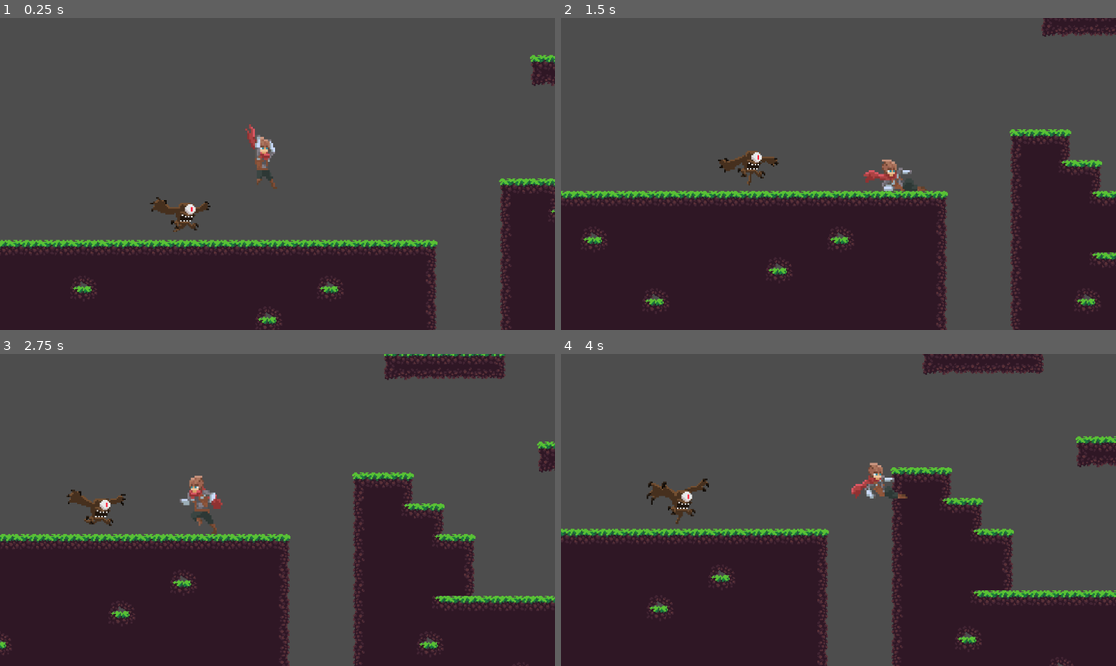
Above: before the commit, frames 1-4 (two rows, left to right).
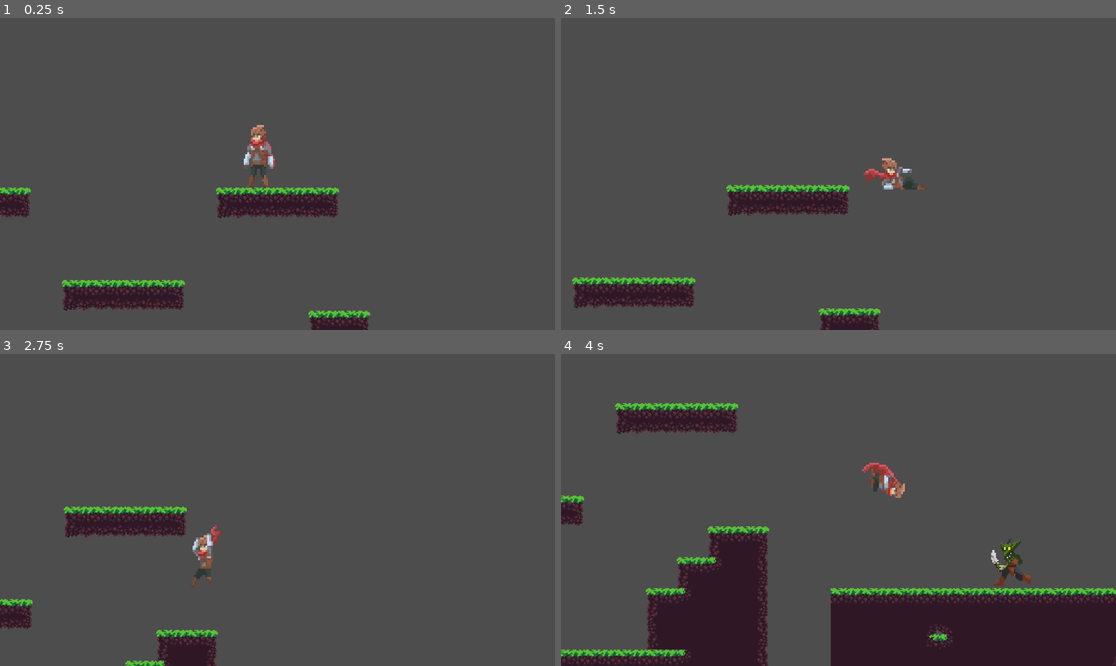
Above: after the commit, the same moments.

Repository: mgarper/Codename-Dream
Game: Godot game, scene res://Scenes/try_scene.tscn
Two runs of this game, one before a commit and one after it. Both use one fixed random seed, a clock stepped at 60 frames per second and the inputs below.
Inputs (mouse positions are in pixels of both pictures, inside the frame that each line leads up to):
- Up to frame 1 (0.25 s): no input
- Up to frame 2 (1.5 s): move the mouse to (960, 158) at 0.52 s; hold D (move_right) from 0.53 s (still down); click (960, 158) at 0.6 s; tap Space (jump) at 0.77 s; tap X (dash) at 0.8, 1.35 s; move the mouse to (727, 189) at 1.27 s
- Up to frame 3 (2.75 s): tap Space (jump) at 1.52 s; click (166, 525) at 1.55 s; move the mouse to (333, 441) at 2.02 s; release D (move_right) at 2.03 s; hold A (move_left) from 2.03 s (still down); click (333, 441) at 2.1 s; tap X (dash) at 2.3 s
- Up to frame 4 (4 s): move the mouse to (810, 572) at 2.77 s; release A (move_left) at 2.78 s; hold D (move_right) from 2.78 s (still down); right-click (810, 572) at 2.85 s; tap Space (jump) at 3.02, 3.77 s; click (810, 572) at 3.05 s; move the mouse to (1005, 556) at 3.52 s; tap X (dash) at 3.6 s

The runs differ from the first frame. In frame 1, 30% of the frame differs, in the area x 0-100%, y 11-100%; in frame 2, 41%, in the area x 0-100%, y 0-100%; in frame 3, 40%; in frame 4, 30%.

Commit message:
Second enemy created and generally completed

Diff:
--- /dev/null
+++ b/Juego/Scenes/patrol_enemy.tscn
@@ -0,0 +1,397 @@
+[gd_scene load_steps=18 format=3 uid="uid://bcprvuslm7am8"]
+
+[ext_resource type="Texture2D" uid="uid://bfclj52pge8r8" path="res://SPRITES/enemie 3/Run.png" id="1_4ghof"]
+[ext_resource type="Script" path="res://Scripts/patrol_enemy.gd" id="1_pvj5s"]
+[ext_resource type="Texture2D" uid="uid://dika8fx3fjq1e" path="res://SPRITES/enemie 3/Attack.png" id="2_bkt7o"]
+[ext_resource type="Texture2D" uid="uid://bp3xj8cixl5fj" path="res://SPRITES/enemie 3/Death.png" id="3_b037d"]
+[ext_resource type="Texture2D" uid="uid://28874njc7csd" path="res://SPRITES/enemie 3/Take Hit.png" id="4_e7r7h"]
+[ext_resource type="Texture2D" uid="uid://ps5bvrnoaegf" path="res://SPRITES/enemie 3/Idle.png" id="5_fq4ra"]
+
+[sub_resource type="RectangleShape2D" id="RectangleShape2D_1jhdd"]
+size = Vector2(35, 49)
+
+[sub_resource type="Animation" id="Animation_mrewr"]
+length = 0.001
+tracks/0/type = "value"
+tracks/0/imported = false
+tracks/0/enabled = true
+tracks/0/path = NodePath("Sprite2D:texture")
+tracks/0/interp = 1
+tracks/0/loop_wrap = true
+tracks/0/keys = {
+"times": PackedFloat32Array(0),
+"transitions": PackedFloat32Array(1),
+"update": 1,
+"values": [ExtResource("1_4ghof")]
+}
+tracks/1/type = "value"
+tracks/1/imported = false
+tracks/1/enabled = true
+tracks/1/path = NodePath("Sprite2D:frame")
+tracks/1/interp = 1
+tracks/1/loop_wrap = true
+tracks/1/keys = {
+"times": PackedFloat32Array(0),
+"transitions": PackedFloat32Array(1),
+"update": 1,
+"values": [0]
+}
+tracks/2/type = "value"
+tracks/2/imported = false
+tracks/2/enabled = true
+tracks/2/path = NodePath("Sprite2D:hframes")
+tracks/2/interp = 1
+tracks/2/loop_wrap = true
+tracks/2/keys = {
+"times": PackedFloat32Array(0),
+"transitions": PackedFloat32Array(1),
+"update": 1,
+"values": [8]
+}
+tracks/3/type = "value"
+tracks/3/imported = false
+tracks/3/enabled = true
+tracks/3/path = NodePath("Area2D/CollisionShape2D:disabled")
+tracks/3/interp = 1
+tracks/3/loop_wrap = true
+tracks/3/keys = {
+"times": PackedFloat32Array(0),
+"transitions": PackedFloat32Array(1),
+"update": 1,
+"values": [true]
+}
+
+[sub_resource type="Animation" id="Animation_3nbu0"]
+resource_name = "attack"
+length = 1.3
+tracks/0/type = "value"
+tracks/0/imported = false
+tracks/0/enabled = true
+tracks/0/path = NodePath("Sprite2D:texture")
+tracks/0/interp = 1
+tracks/0/loop_wrap = true
+tracks/0/keys = {
+"times": PackedFloat32Array(0),
+"transitions": PackedFloat32Array(1),
+"update": 1,
+"values": [ExtResource("2_bkt7o")]
+}
+tracks/1/type = "value"
+tracks/1/imported = false
+tracks/1/enabled = true
+tracks/1/path = NodePath("Sprite2D:frame")
+tracks/1/interp = 1
+tracks/1/loop_wrap = true
+tracks/1/keys = {
+"times": PackedFloat32Array(0.1, 0.2, 0.3, 0.4, 0.5, 0.6, 0.7, 0.8, 0.9, 1),
+"transitions": PackedFloat32Array(1, 1, 1, 1, 1, 1, 1, 1, 1, 1),
+"update": 1,
+"values": [0, 1, 2, 3, 4, 5, 6, 7, 1, 0]
+}
+tracks/2/type = "value"
+tracks/2/imported = false
+tracks/2/enabled = true
+tracks/2/path = NodePath("Sprite2D:hframes")
+tracks/2/interp = 1
+tracks/2/loop_wrap = true
+tracks/2/keys = {
+"times": PackedFloat32Array(0),
+"transitions": PackedFloat32Array(1),
+"update": 1,
+"values": [8]
+}
+tracks/3/type = "value"
+tracks/3/imported = false
+tracks/3/enabled = true
+tracks/3/path = NodePath("Area2D/CollisionShape2D:disabled")
+tracks/3/interp = 1
+tracks/3/loop_wrap = true
+tracks/3/keys = {
+"times": PackedFloat32Array(0, 0.7, 0.8),
+"transitions": PackedFloat32Array(1, 1, 1),
+"update": 1,
+"values": [true, false, true]
+}
+
+[sub_resource type="Animation" id="Animation_lydta"]
+resource_name = "death"
+length = 0.4
+tracks/0/type = "value"
+tracks/0/imported = false
+tracks/0/enabled = true
+tracks/0/path = NodePath("Sprite2D:texture")
+tracks/0/interp = 1
+tracks/0/loop_wrap = true
+tracks/0/keys = {
+"times": PackedFloat32Array(0),
+"transitions": PackedFloat32Array(1),
+"update": 1,
+"values": [ExtResource("3_b037d")]
+}
+tracks/1/type = "value"
+tracks/1/imported = false
+tracks/1/enabled = true
+tracks/1/path = NodePath("Sprite2D:frame")
+tracks/1/interp = 1
+tracks/1/loop_wrap = true
+tracks/1/keys = {
+"times": PackedFloat32Array(0, 0.1, 0.2, 0.3),
+"transitions": PackedFloat32Array(1, 1, 1, 1),
+"update": 1,
+"values": [0, 1, 2, 3]
+}
+tracks/2/type = "value"
+tracks/2/imported = false
+tracks/2/enabled = true
+tracks/2/path = NodePath("Sprite2D:hframes")
+tracks/2/interp = 1
+tracks/2/loop_wrap = true
+tracks/2/keys = {
+"times": PackedFloat32Array(0),
+"transitions": PackedFloat32Array(1),
+"update": 1,
+"values": [4]
+}
+tracks/3/type = "value"
+tracks/3/imported = false
+tracks/3/enabled = true
+tracks/3/path = NodePath("Area2D/CollisionShape2D:disabled")
+tracks/3/interp = 1
+tracks/3/loop_wrap = true
+tracks/3/keys = {
+"times": PackedFloat32Array(0),
+"transitions": PackedFloat32Array(1),
+"update": 1,
+"values": [true]
+}
+
+[sub_resource type="Animation" id="Animation_kuocg"]
+resource_name = "idle"
+length = 0.4
+loop_mode = 1
+tracks/0/type = "value"
+tracks/0/imported = false
+tracks/0/enabled = true
+tracks/0/path = NodePath("Sprite2D:texture")
+tracks/0/interp = 1
+tracks/0/loop_wrap = true
+tracks/0/keys = {
+"times": PackedFloat32Array(0),
+"transitions": PackedFloat32Array(1),
+"update": 1,
+"values": [ExtResource("5_fq4ra")]
+}
+tracks/1/type = "value"
+tracks/1/imported = false
+tracks/1/enabled = true
+tracks/1/path = NodePath("Sprite2D:frame")
+tracks/1/interp = 1
+tracks/1/loop_wrap = true
+tracks/1/keys = {
+"times": PackedFloat32Array(0, 0.1, 0.2, 0.3),
+"transitions": PackedFloat32Array(1, 1, 1, 1),
+"update": 1,
+"values": [0, 1, 2, 3]
+}
+tracks/2/type = "value"
+tracks/2/imported = false
+tracks/2/enabled = true
+tracks/2/path = NodePath("Sprite2D:hframes")
+tracks/2/interp = 1
+tracks/2/loop_wrap = true
+tracks/2/keys = {
+"times": PackedFloat32Array(0),
+"transitions": PackedFloat32Array(1),
+"update": 1,
+"values": [4]
+}
+tracks/3/type = "value"
+tracks/3/imported = false
+tracks/3/enabled = true
+tracks/3/path = NodePath("Area2D/CollisionShape2D:disabled")
+tracks/3/interp = 1
+tracks/3/loop_wrap = true
+tracks/3/keys = {
+"times": PackedFloat32Array(0),
+"transitions": PackedFloat32Array(1),
+"update": 1,
+"values": [true]
+}
+
+[sub_resource type="Animation" id="Animation_mkwuk"]
+resource_name = "run"
+length = 0.7
+loop_mode = 1
+tracks/0/type = "value"
+tracks/0/imported = false
+tracks/0/enabled = true
+tracks/0/path = NodePath("Sprite2D:texture")
+tracks/0/interp = 1
+tracks/0/loop_wrap = true
+tracks/0/keys = {
+"times": PackedFloat32Array(0),
+"transitions": PackedFloat32Array(1),
+"update": 1,
+"values": [ExtResource("1_4ghof")]
+}
+tracks/1/type = "value"
+tracks/1/imported = false
+tracks/1/enabled = true
+tracks/1/path = NodePath("Sprite2D:frame")
+tracks/1/interp = 1
+tracks/1/loop_wrap = true
+tracks/1/keys = {
+"times": PackedFloat32Array(0, 0.1, 0.2, 0.3, 0.4, 0.5, 0.6),
+"transitions": PackedFloat32Array(1, 1, 1, 1, 1, 1, 1),
+"update": 1,
+"values": [0, 1, 2, 3, 4, 5, 6]
+}
+tracks/2/type = "value"
+tracks/2/imported = false
+tracks/2/enabled = true
+tracks/2/path = NodePath("Sprite2D:hframes")
+tracks/2/interp = 1
+tracks/2/loop_wrap = true
+tracks/2/keys = {
+"times": PackedFloat32Array(0),
+"transitions": PackedFloat32Array(1),
+"update": 1,
+"values": [8]
+}
+tracks/3/type = "value"
+tracks/3/imported = false
+tracks/3/enabled = true
+tracks/3/path = NodePath("Area2D/CollisionShape2D:disabled")
+tracks/3/interp = 1
+tracks/3/loop_wrap = true
+tracks/3/keys = {
+"times": PackedFloat32Array(0),
+"transitions": PackedFloat32Array(1),
+"update": 1,
+"values": [true]
+}
+
+[sub_resource type="Animation" id="Animation_w6akq"]
+resource_name = "take_hit"
+length = 0.4
+tracks/0/type = "value"
+tracks/0/imported = false
+tracks/0/enabled = true
+tracks/0/path = NodePath("Sprite2D:texture")
+tracks/0/interp = 1
+tracks/0/loop_wrap = true
+tracks/0/keys = {
+"times": PackedFloat32Array(0),
+"transitions": PackedFloat32Array(1),
+"update": 1,
+"values": [ExtResource("4_e7r7h")]
+}
+tracks/1/type = "value"
+tracks/1/imported = false
+tracks/1/enabled = true
+tracks/1/path = NodePath("Sprite2D:frame")
+tracks/1/interp = 1
+tracks/1/loop_wrap = true
+tracks/1/keys = {
+"times": PackedFloat32Array(0, 0.1, 0.2, 0.3),
+"transitions": PackedFloat32Array(1, 1, 1, 1),
+"update": 1,
+"values": [0, 1, 2, 3]
+}
+tracks/2/type = "value"
+tracks/2/imported = false
+tracks/2/enabled = true
+tracks/2/path = NodePath("Sprite2D:hframes")
+tracks/2/interp = 1
+tracks/2/loop_wrap = true
+tracks/2/keys = {
+"times": PackedFloat32Array(0),
+"transitions": PackedFloat32Array(1),
+"update": 1,
+"values": [4]
+}
+tracks/3/type = "value"
+tracks/3/imported = false
+tracks/3/enabled = true
+tracks/3/path = NodePath("Area2D/CollisionShape2D:disabled")
+tracks/3/interp = 1
+tracks/3/loop_wrap = true
+tracks/3/keys = {
+"times": PackedFloat32Array(0),
+"transitions": PackedFloat32Array(1),
+"update": 1,
+"values": [true]
+}
+
+[sub_resource type="AnimationLibrary" id="AnimationLibrary_jcwfr"]
+_data = {
+"RESET": SubResource("Animation_mrewr"),
+"attack": SubResource("Animation_3nbu0"),
+"death": SubResource("Animation_lydta"),
+"idle": SubResource("Animation_kuocg"),
+"run": SubResource("Animation_mkwuk"),
+"take_hit": SubResource("Animation_w6akq")
+}
+
+[sub_resource type="CircleShape2D" id="CircleShape2D_fiixh"]
+radius = 28.0179
+
+[sub_resource type="StyleBoxFlat" id="StyleBoxFlat_el7k1"]
+bg_color = Color(0, 0, 0, 1)
+
+[sub_resource type="StyleBoxFlat" id="StyleBoxFlat_2mh8v"]
+bg_color = Color(0.627451, 0, 0, 1)
+
+[node name="patrol_enemy" type="Node2D"]
+
+[node name="patrol_enemy" type="CharacterBody2D" parent="."]
+script = ExtResource("1_pvj5s")
+
+[node name="CollisionShape2D" type="CollisionShape2D" parent="patrol_enemy"]
+position = Vector2(204.5, 143.5)
+shape = SubResource("RectangleShape2D_1jhdd")
+
+[node name="Sprite2D" type="Sprite2D" parent="patrol_enemy"]
+position = Vector2(203, 134)
+scale = Vector2(1.24834, 1.45237)
+texture = ExtResource("1_4ghof")
+hframes = 8
+
+[node name="AnimationPlayer" type="AnimationPlayer" parent="patrol_enemy"]
+libraries = {
+"": SubResource("AnimationLibrary_jcwfr")
+}
+
+[node name="DownLeft" type="RayCast2D" parent="patrol_enemy"]
+position = Vector2(173, 148)
+
+[node name="DownRight" type="RayCast2D" parent="patrol_enemy"]
+position = Vector2(234, 148)
+
+[node name="Left" type="RayCast2D" parent="patrol_enemy"]
+position = Vector2(204, 140)
+target_position = Vector2(-56, 0)
+
+[node name="Right" type="RayCast2D" parent="patrol_enemy"]
+position = Vector2(204, 140)
+target_position = Vector2(52, 0)
+
+[node name="Area2D" type="Area2D" parent="patrol_enemy"]
+
+[node name="CollisionShape2D" type="CollisionShape2D" parent="patrol_enemy/Area2D"]
+position = Vector2(227, 144)
+shape = SubResource("CircleShape2D_fiixh")
+disabled = true
+
+[node name="ProgressBar" type="ProgressBar" parent="patrol_enemy"]
+offset_left = 177.0
+offset_top = 109.0
+offset_right = 232.0
+offset_bottom = 159.0
+scale = Vector2(1, 0.1)
+theme_override_colors/font_color = Color(0, 0, 0, 0)
+theme_override_styles/background = SubResource("StyleBoxFlat_el7k1")
+theme_override_styles/fill = SubResource("StyleBoxFlat_2mh8v")
+value = 100.0
+
+[connection signal="body_entered" from="patrol_enemy/Area2D" to="patrol_enemy" method="_player_body_detected"]
--- a/Juego/Scenes/player.tscn
+++ b/Juego/Scenes/player.tscn
@@ -143,7 +143,7 @@
 
 [sub_resource type="Animation" id="Animation_m76vw"]
 resource_name = "FALL"
-length = 0.2
+length = 0.3
 loop_mode = 1
 tracks/0/type = "value"
 tracks/0/imported = false
@@ -217,6 +217,18 @@
 "update": 1,
 "values": [true]
 }
+tracks/2/type = "value"
+tracks/2/imported = false
+tracks/2/enabled = true
+tracks/2/path = NodePath("Sprite2D:flip_h")
+tracks/2/interp = 1
+tracks/2/loop_wrap = true
+tracks/2/keys = {
+"times": PackedFloat32Array(0),
+"transitions": PackedFloat32Array(1),
+"update": 1,
+"values": [true]
+}
 
 [sub_resource type="Animation" id="Animation_asr56"]
 resource_name = "RUN"
@@ -232,6 +244,35 @@
 "transitions": PackedFloat32Array(1, 1, 1, 1, 1, 1),
 "update": 1,
 "values": [8, 9, 10, 11, 12, 13]
+}
+
+[sub_resource type="Animation" id="Animation_xhp6r"]
+resource_name = "HIT"
+length = 0.3
+step = 0.3
+tracks/0/type = "value"
+tracks/0/imported = false
+tracks/0/enabled = true
+tracks/0/path = NodePath("Sprite2D:frame")
+tracks/0/interp = 1
+tracks/0/loop_wrap = true
+tracks/0/keys = {
+"times": PackedFloat32Array(0, 0.1, 0.2),
+"transitions": PackedFloat32Array(1, 1, 1),
+"update": 1,
+"values": [53, 54, 54]
+}
+tracks/1/type = "value"
+tracks/1/imported = false
+tracks/1/enabled = true
+tracks/1/path = NodePath("Sprite2D:flip_h")
+tracks/1/interp = 1
+tracks/1/loop_wrap = true
+tracks/1/keys = {
+"times": PackedFloat32Array(0),
+"transitions": PackedFloat32Array(1),
+"update": 1,
+"values": [false]
 }
 
 [sub_resource type="AnimationLibrary" id="AnimationLibrary_3rsy1"]
@@ -244,6 +285,7 @@
 "DEAD": SubResource("Animation_k1v2s"),
 "DOUBLE_JUMP": SubResource("Animation_d17xe"),
 "FALL": SubResource("Animation_m76vw"),
+"HIT": SubResource("Animation_xhp6r"),
 "IDLE": SubResource("Animation_kfpm2"),
 "JUMP": SubResource("Animation_cbnmp"),
 "RESET": SubResource("Animation_oooio"),
@@ -264,6 +306,7 @@
 position = Vector2(392.594, 253.496)
 scale = Vector2(1.93625, 2.2029)
 texture = ExtResource("1_d5dl5")
+flip_h = true
 hframes = 7
 vframes = 11
 
--- a/Juego/Scenes/try_scene.tscn
+++ b/Juego/Scenes/try_scene.tscn
@@ -1,8 +1,9 @@
-[gd_scene load_steps=6 format=3 uid="uid://e5s1u8dpgk3n"]
+[gd_scene load_steps=7 format=3 uid="uid://e5s1u8dpgk3n"]
 
 [ext_resource type="PackedScene" uid="uid://cs7wjnol0uw3q" path="res://Scenes/player.tscn" id="2_g4ykx"]
 [ext_resource type="Texture2D" uid="uid://b5ony53qtqnjo" path="res://SPRITES/Parallax and tiles/tiles/grass tileset.png" id="2_htogq"]
 [ext_resource type="PackedScene" uid="uid://c2drhko8d5vya" path="res://Scenes/flying_enemy.tscn" id="2_j302s"]
+[ext_resource type="PackedScene" uid="uid://bcprvuslm7am8" path="res://Scenes/patrol_enemy.tscn" id="4_jfwut"]
 
 [sub_resource type="TileSetAtlasSource" id="TileSetAtlasSource_w7y4l"]
 texture = ExtResource("2_htogq")
@@ -688,12 +689,15 @@
 
 [node name="MAIN_CHARACTER" parent="." instance=ExtResource("2_g4ykx")]
 z_index = 1
-position = Vector2(-96, 4)
+position = Vector2(-570, -132)
 
 [node name="FLYING_ENEMY" parent="." groups=["Enemigos"] instance=ExtResource("2_j302s")]
-position = Vector2(54, 170)
+position = Vector2(1191, 169)
 
 [node name="TileMap" type="TileMap" parent="."]
 tile_set = SubResource("TileSet_7mggr")
 format = 2
 layer_0/tile_data = PackedInt32Array(720896, 65536, 0, 720897, 65536, 0, 720898, 65536, 0, 720899, 65536, 0, 720900, 65 …(12452 unchanged characters)…
+
+[node name="patrol_enemy" parent="." instance=ExtResource("4_jfwut")]
+position = Vector2(27, 183)
--- a/Juego/Scripts/Player.gd
+++ b/Juego/Scripts/Player.gd
@@ -7,6 +7,7 @@
 var max_speed = 200
 var jump = 200
 var gravity = 450
+var hit = false
 
 var switch_attacks = false
 var is_dashing = false
@@ -70,13 +71,13 @@
 			else:
 				anim.play("IDLE")
 
-		if velocity.y < 0:
+		if velocity.y < 0 && !hit:
 			if !is_double_jump:
 				anim.play("JUMP")
 			else:
 				anim.play("DOUBLE_JUMP")
 
-		elif velocity.y > 0:
+		elif velocity.y > 0 && !hit:
 			anim.play("FALL")
 
 	else:
@@ -117,3 +118,13 @@
 func _on_detector_body_entered(body):
 	if body.name == "flying_enemy":
 		body.hit()
+	elif body.name == "patrol_enemy":
+		body.hit()
+
+func damage(source_name):
+	velocity.y = -150
+	move_and_slide()
+	anim.play("HIT")
+	await anim.animation_finished
+	velocity = Vector2.ZERO
+	hit = false
--- /dev/null
+++ b/Juego/Scripts/patrol_enemy.gd
@@ -0,0 +1,95 @@
+extends CharacterBody2D
+
+var raycastDL
+var raycastDR
+var sprite
+var animation
+var attack_detectorL
+var attack_detectorR
+var attack_area
+var health_bar
+
+var speed
+var is_waiting
+
+func _ready():
+	sprite = $Sprite2D
+	raycastDL = $DownLeft
+	raycastDR = $DownRight
+	animation = $AnimationPlayer
+	attack_detectorL = $Left
+	attack_detectorR = $Right
+	attack_area = $Area2D
+	health_bar = $ProgressBar
+	health_bar.value = 100
+	health_bar.visible = false
+
+	speed = 120
+	is_waiting = false
+
+func _physics_process(delta):
+	if is_waiting:
+		return
+
+	if !raycastDL.is_colliding():
+		velocity.x = speed
+	elif !raycastDR.is_colliding():
+		velocity.x = -speed
+
+	if velocity.x < 0:
+		sprite.flip_h = true
+		animation.play("run")
+		attack_area.position.x = -50
+	elif velocity.x > 0:
+		sprite.flip_h = false
+		animation.play("run")
+		attack_area.position.x = 0
+
+	move_and_slide()
+	detection()
+
+func detection():
+	var collision
+	if attack_detectorL.is_colliding():
+		collision = attack_detectorL.get_collider()
+		if collision.name == "Player":
+			sprite.flip_h = true
+			attack()
+	elif attack_detectorR.is_colliding():
+		collision = attack_detectorR.get_collider()
+		if collision.name == "Player":
+			sprite.flip_h = false
+			attack()
+
+func attack():
+	velocity.x = 0
+	animation.play("attack")
+	await animation.animation_finished
+	if sprite.flip_h:
+		velocity.x = -speed
+	else:
+		velocity.x = speed
+
+
+func _player_body_detected(body):
+	if body.name == "Player":
+		body.damage("patrol_enemy")
+
+func hit():
+	set_physics_process(false)
+	health_bar.value -= 30
+	if health_bar.value < 100:
+		health_bar.visible = true
+	if health_bar.value <= 0:
+		dead()
+		return
+	animation.play("take_hit")
+	await animation.animation_finished
+	set_physics_process(true)
+
+
+func dead():
+	set_physics_process(false)
+	animation.play("death")
+	await animation.animation_finished
+	self.queue_free()
Not shown: 1 places in Juego/Scenes/player.tscn that only renumber resources
